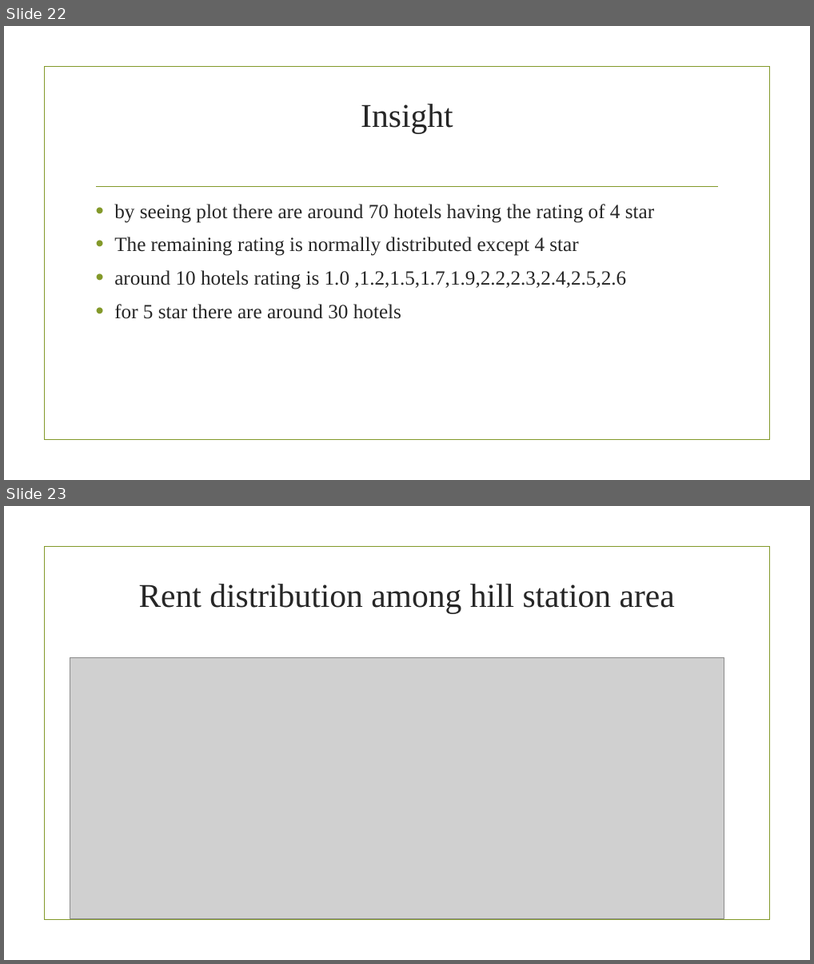
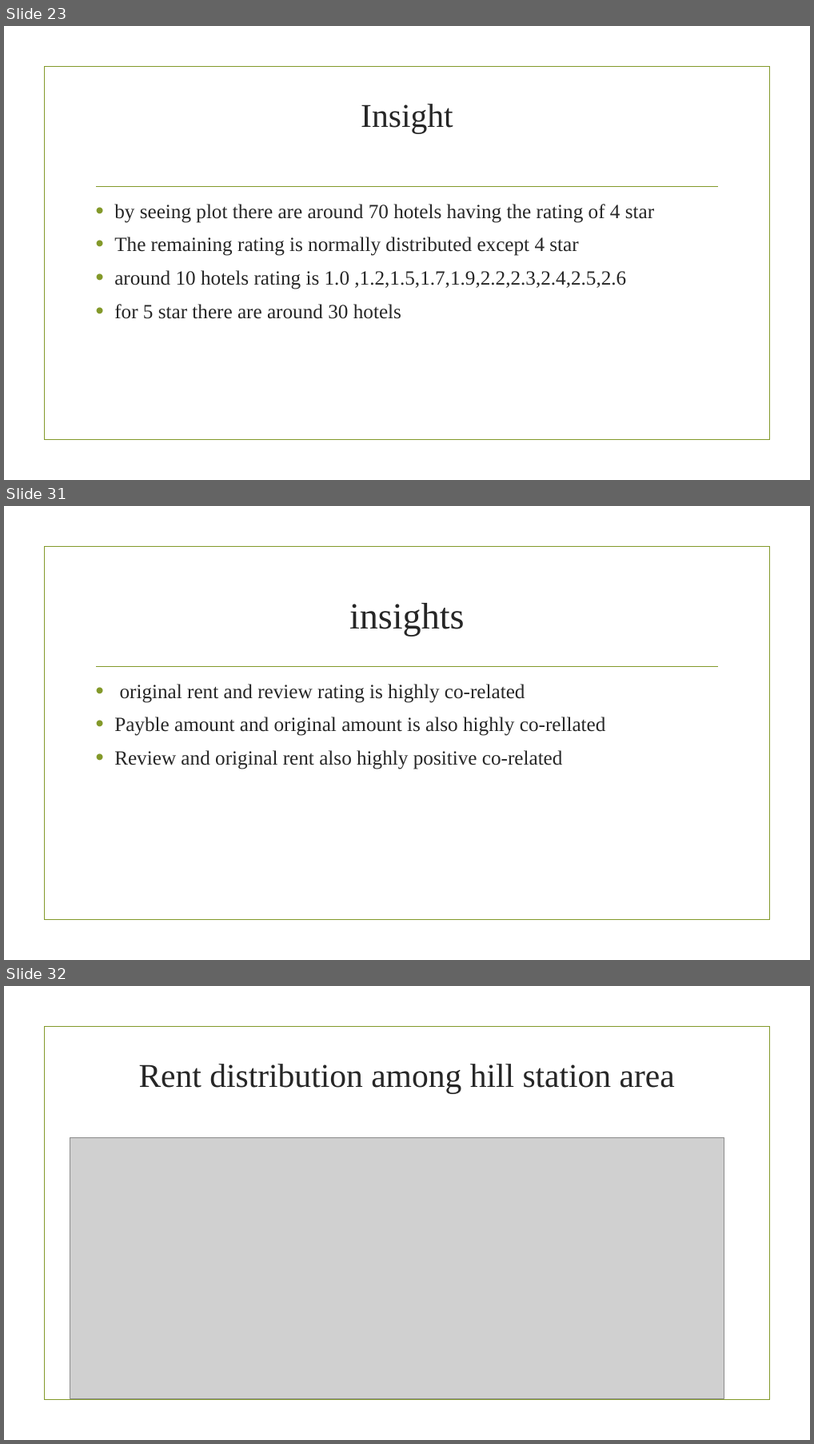
Before and after one commit to adas754/EDA, a slide deck: oyo1.pptx. Shown one above the other, each under a label of ours: slides 22 and 23 before the commit, slides 23, 31 and 32 after it; the slides between them are not shown. The pictures are 814x964 and 814x1444 pixels, drawn with LibreOffice and Linux fonts; fonts in the diff are those of the drawing; grey boxes stand for pictures; background and template pictures are left out. Boxes give left, top, right and bottom in pixels: in the first picture for what was removed or moved away, otherwise in the second. Text is boxed around its words. In the diff, an @@ line names an element or a change of style, - is before the commit and + after.

```diff
--- a/oyo1.pptx
+++ b/oyo1.pptx
@@ slide 31 added at (4, 506, 810, 960), background picture (left out); not listed: 2 template elements that a slide beside it also shows @@
@@ title added at (350, 603, 465, 636), 44 pt, text #262626 @@
+insights
@@ text added at (114, 684, 606, 769), 24 pt, text #262626 @@
+• original rent and review rating is highly co-related
+• Payble amount and original amount is also highly co-rellated
+• Review and original rent also highly positive co-related
@@ what was slide 22 is now slide 23 @@
@@ what was slide 23 is now slide 32 @@
```
Also in this commit, not shown: 8 slides changed, 15 other slides added.
